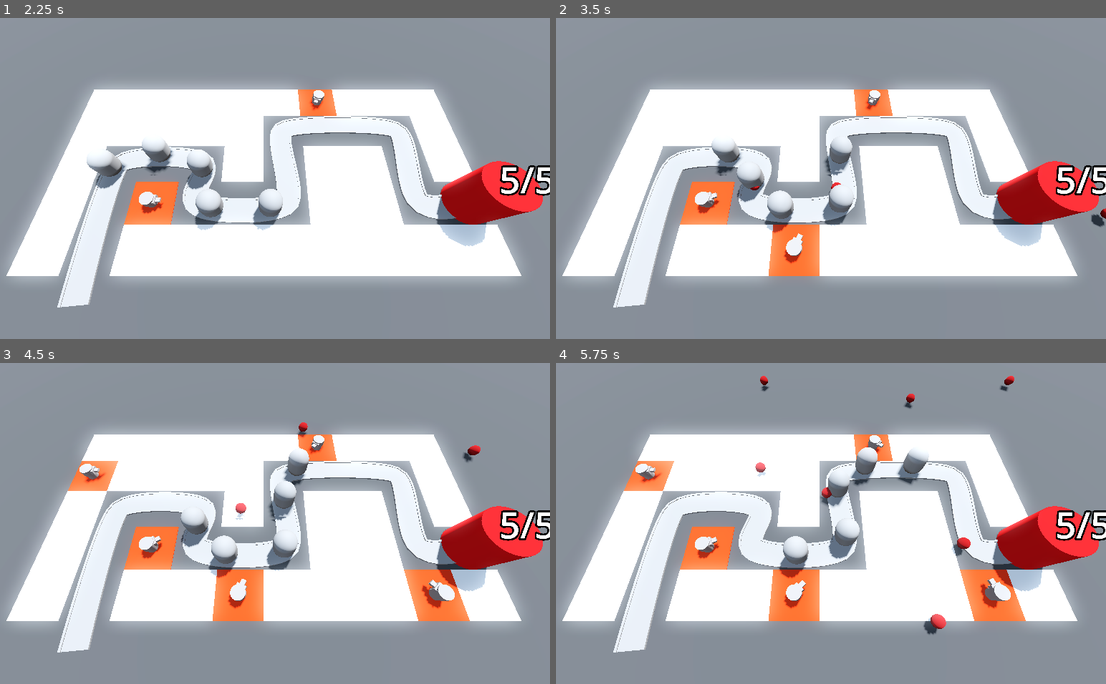
Above: before the commit, frames 1-4 (two rows, left to right).
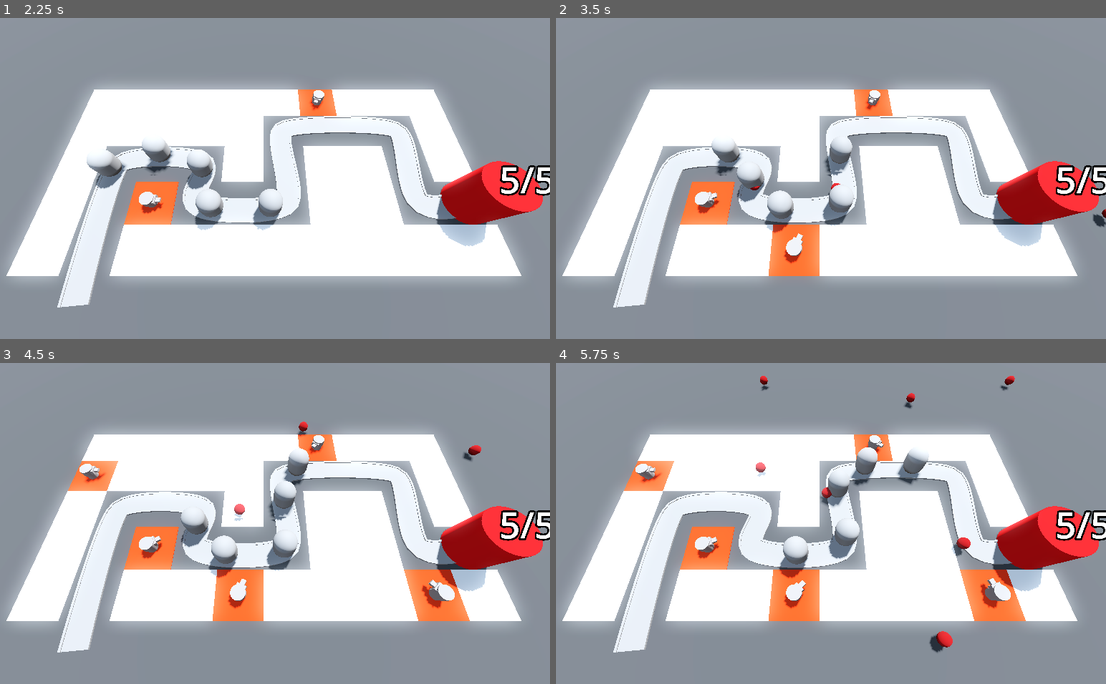
Above: after the commit, the same moments.

Repository: SugarF0x/barblast-3d
Game: Godot game, scene res://BaseLevel.tscn
Two runs of this game, one before a commit and one after it. Both use one fixed random seed, a clock stepped at 60 frames per second and the inputs below.
Inputs (mouse positions are in pixels of both pictures, inside the frame that each line leads up to):
- Up to frame 1 (2.25 s): move the mouse to (390, 162) at 0.52 s; click (390, 162) at 0.6 s; move the mouse to (148, 194) at 1.27 s; click (148, 194) at 1.35 s; move the mouse to (319, 107) at 2.02 s; click (319, 107) at 2.1 s
- Up to frame 2 (3.5 s): move the mouse to (792, 242) at 2.77 s; click (792, 242) at 2.85 s
- Up to frame 3 (4.5 s): move the mouse to (434, 571) at 3.52 s; click (434, 571) at 3.6 s; move the mouse to (93, 475) at 4.27 s; click (93, 475) at 4.35 s
- Up to frame 4 (5.75 s): move the mouse to (847, 523) at 5.02 s; click (847, 523) at 5.1 s

Frame 1 is identical in both runs. In frame 2, less than 0.1% of the frame differs, in the area x 36-100%, y 51-66%; in frame 3, less than 0.1%; in frame 4, 0.4%, in the area x 36-84%, y 4-91%.

Commit message:
there is even a better way
what a day

Diff:
--- a/Turret/turret.gd
+++ b/Turret/turret.gd
@@ -8,20 +8,17 @@
 
 
 var enemy_path: Path3D
-var target_position: Vector3
 
 
 func _physics_process(delta: float) -> void:
-	target_position = enemy_path.get_children().back().global_position
-	look_at(target_position, Vector3.UP, true)
+	look_at(enemy_path.get_children().back().global_position, Vector3.UP, true)
 
 
 func fire():
 	var projectile = projectile_scene.instantiate()
 	add_child(projectile)
 	projectile.global_position = barrel.global_position
-	projectile.direction = projectile.global_position.direction_to(target_position)
-	projectile.direction.y = 0
+	projectile.direction = global_transform.basis.z
 
 
 func _on_fire_rate_timer_timeout() -> void: fire()
